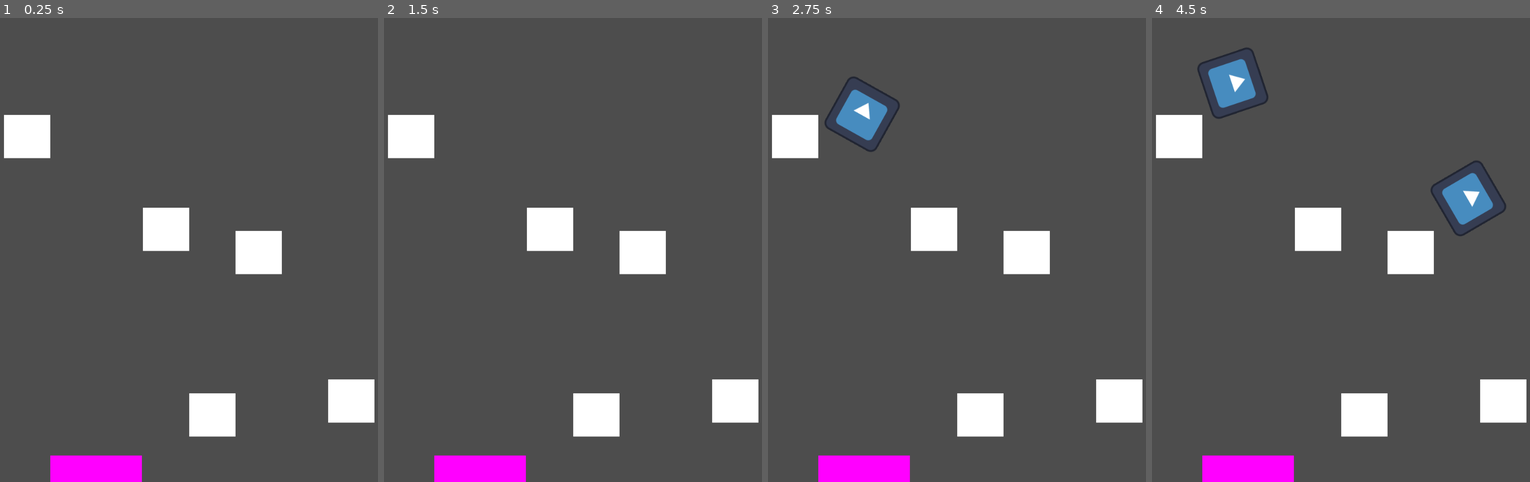
Above: before the commit, frames 1-4 (left to right).
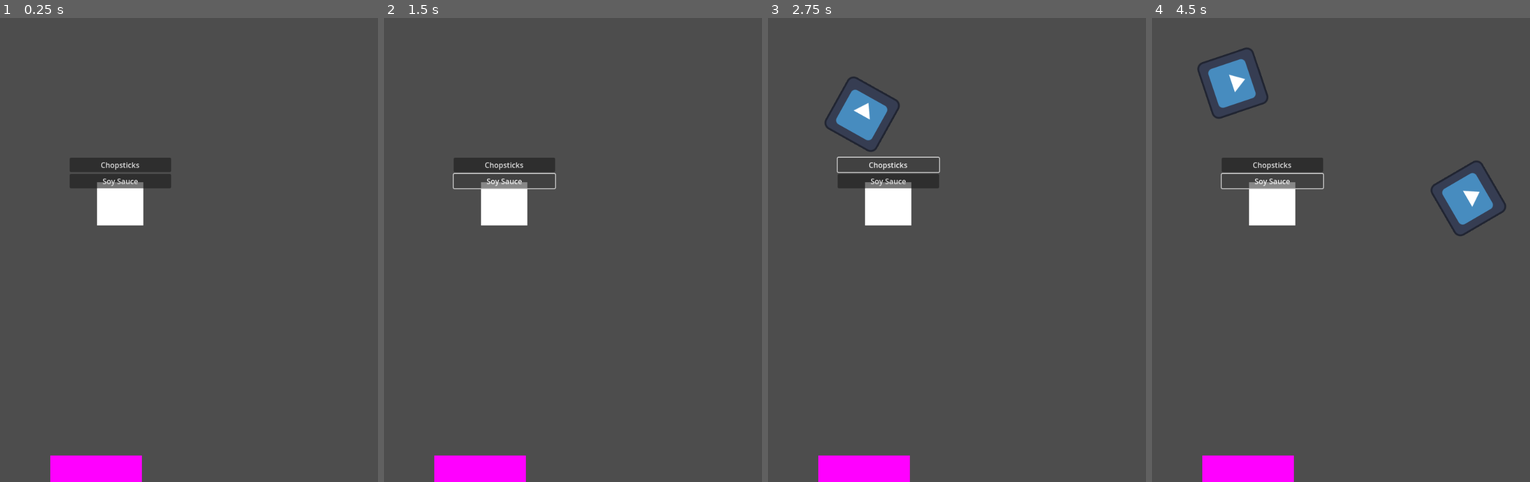
Above: after the commit, the same moments.

Repository: john9francis/sushi-attack
Game: Godot game, scene res://scripts/main.tscn
The game is run twice, just before and just after one commit, with the same random seed, the same clock (stepped at 60 frames per second) and the same inputs. The engine's default icon, where the game draws it, is replaced by a stand-in: a white triangle on a blue panel in a dark square.
Inputs (mouse positions are in pixels of both pictures, inside the frame that each line leads up to):
- Up to frame 1 (0.25 s): no input
- Up to frame 2 (1.5 s): click (504, 166) at 0.5 s, where only the run after the commit has a clickable "Chopsticks"; click (504, 180) at 1.25 s, where only the run after the commit has a clickable "Soy Sauce"
- Up to frame 3 (2.75 s): click (888, 166) at 2 s, where only the run after the commit has a clickable "Chopsticks"
- Up to frame 4 (4.5 s): click (1272, 180) at 2.75 s, where only the run after the commit has a clickable "Soy Sauce"; click (1272, 166) at 3.5 s, where only the run after the commit has a clickable "Chopsticks"; click (1272, 180) at 4.25 s, where only the run after the commit has a clickable "Soy Sauce"

The runs differ from the first frame. In frame 1, 8.3% of the frame differs, in the area x 1-100%, y 20-91%; in frame 2, 7.8%; in frame 3, 7.7%; in frame 4, 7.8%.

Commit message:
created a mini gui for the tower platform with some buttons

Diff:
--- a/scripts/level.gd
+++ b/scripts/level.gd
@@ -35,7 +35,6 @@
 	$EnemySpawnTimer.start()
 	print("Started")
 
-	set_up_towers()
 
 
 
--- a/scripts/level.tscn
+++ b/scripts/level.tscn
@@ -40,5 +40,8 @@
 scale = Vector2(198.5, 113.5)
 texture = SubResource("CanvasTexture_o4s4o")
 
+[node name="towerPlatform" parent="." instance=ExtResource("4_5h04q")]
+position = Vector2(301, 395)
+
 [connection signal="timeout" from="EnemySpawnTimer" to="." method="_on_enemy_spawn_timer_timeout"]
 [connection signal="area_entered" from="EnemyDestination" to="." method="_on_enemy_destination_area_entered"]
--- a/scripts/towerPlatform.tscn
+++ b/scripts/towerPlatform.tscn
@@ -14,3 +14,17 @@
 position = Vector2(1, 5.5)
 scale = Vector2(100, 93)
 texture = SubResource("CanvasTexture_yabk0")
+
+[node name="TowerGUI" type="VBoxContainer" parent="."]
+offset_left = -108.0
+offset_top = -94.0
+offset_right = 111.0
+offset_bottom = 90.0
+
+[node name="Button" type="Button" parent="TowerGUI"]
+layout_mode = 2
+text = "Chopsticks"
+
+[node name="Button2" type="Button" parent="TowerGUI"]
+layout_mode = 2
+text = "Soy Sauce"
